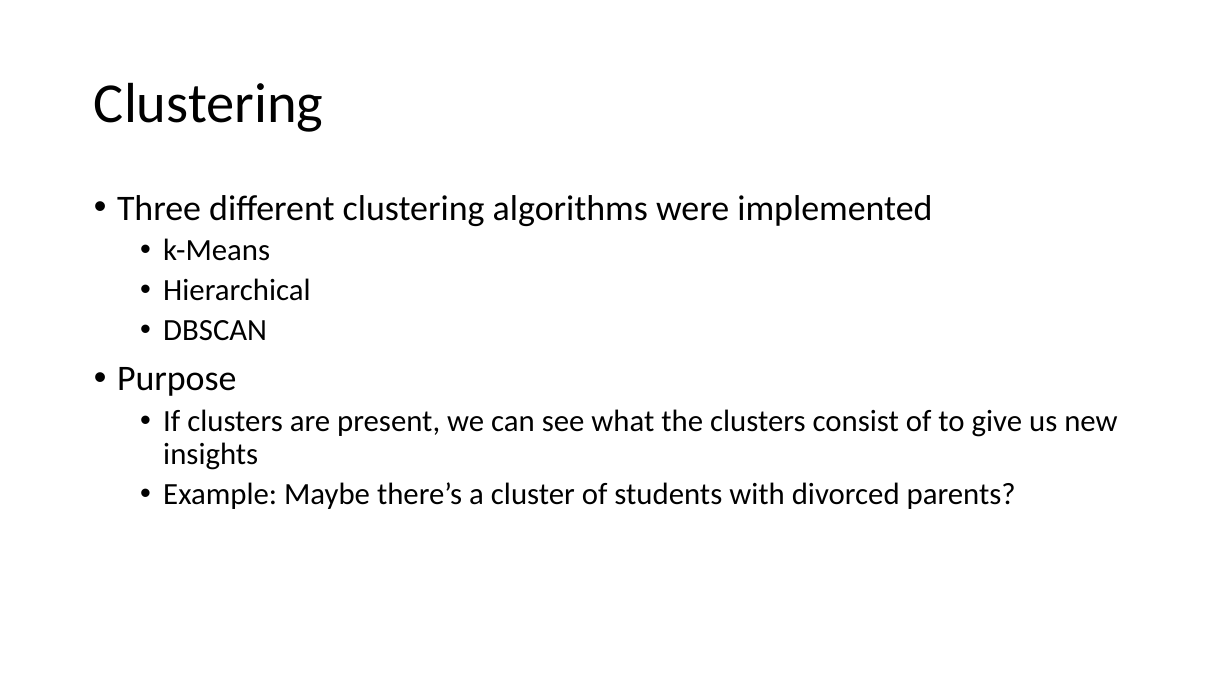
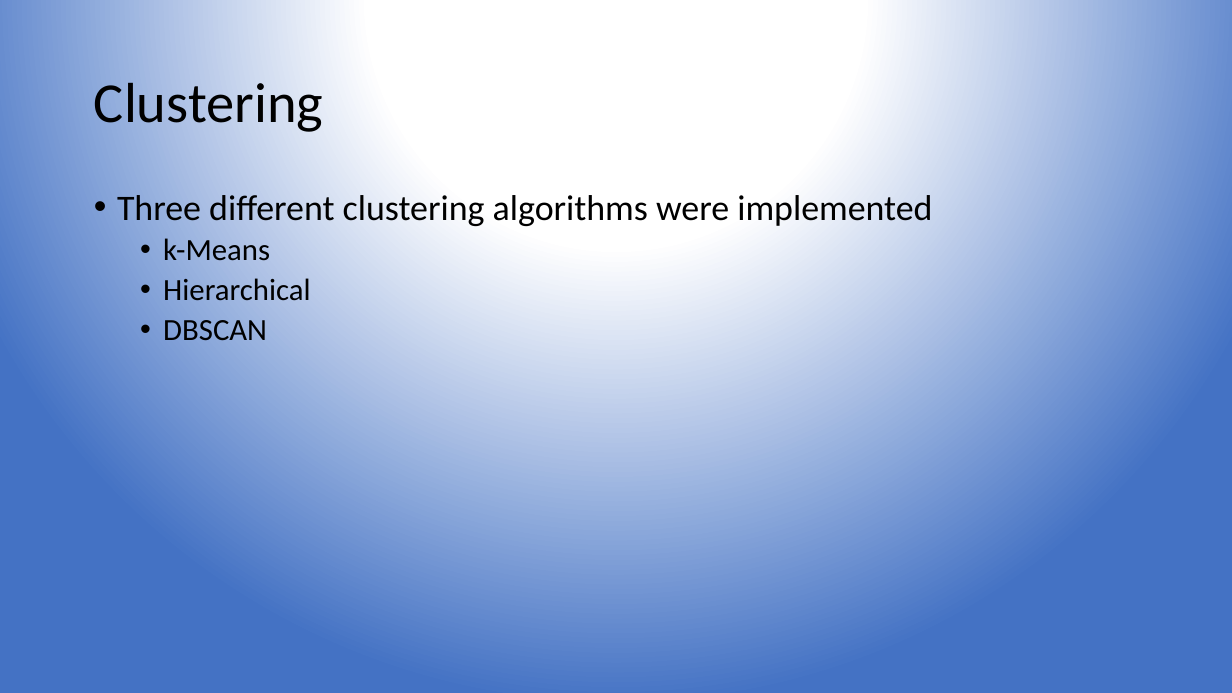
Before and after one commit to fagan2888/DataSci_Final_Project, a slide deck: slide 5 of Slides/Nipun Slides.pptx. Drawn at 1232x693 pixels with LibreOffice and Linux fonts; fonts in the diff are those of the drawing. Boxes give left, top, right and bottom in pixels: in the first picture for what was removed or moved away, otherwise in the second. Text is boxed around its words. In the diff, an @@ line names an element or a change of style, - is before the commit and + after.

```diff
--- a/Slides/Nipun Slides.pptx
+++ b/Slides/Nipun Slides.pptx
@@ background #FFFFFF to gradient #FFFFFF to #4472C4 @@
@@ text at bbox=[117, 367, 1117, 509]: paragraphs removed @@
-• Purpose
-  • If clusters are present, we can see what the clusters consist of to give us new insights
-  • Example: Maybe there’s a cluster of students with divorced parents?
```
Also in this commit, not shown: 10 other slides changed, 1 slide added, 3 slides removed.
